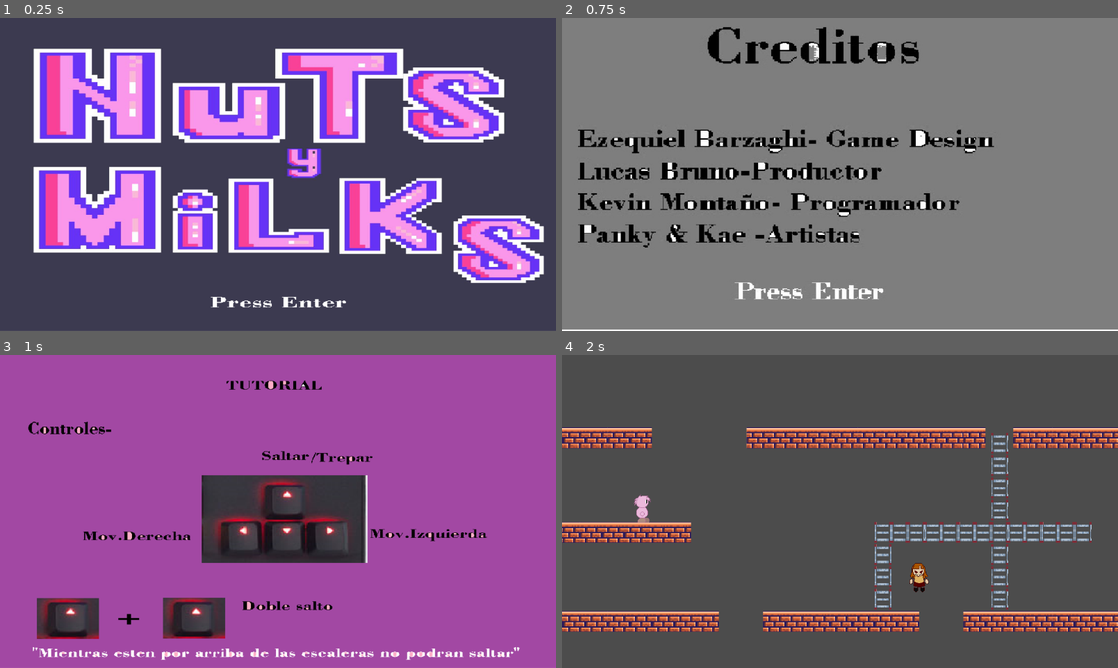
Above: before the commit, frames 1-4 (two rows, left to right).
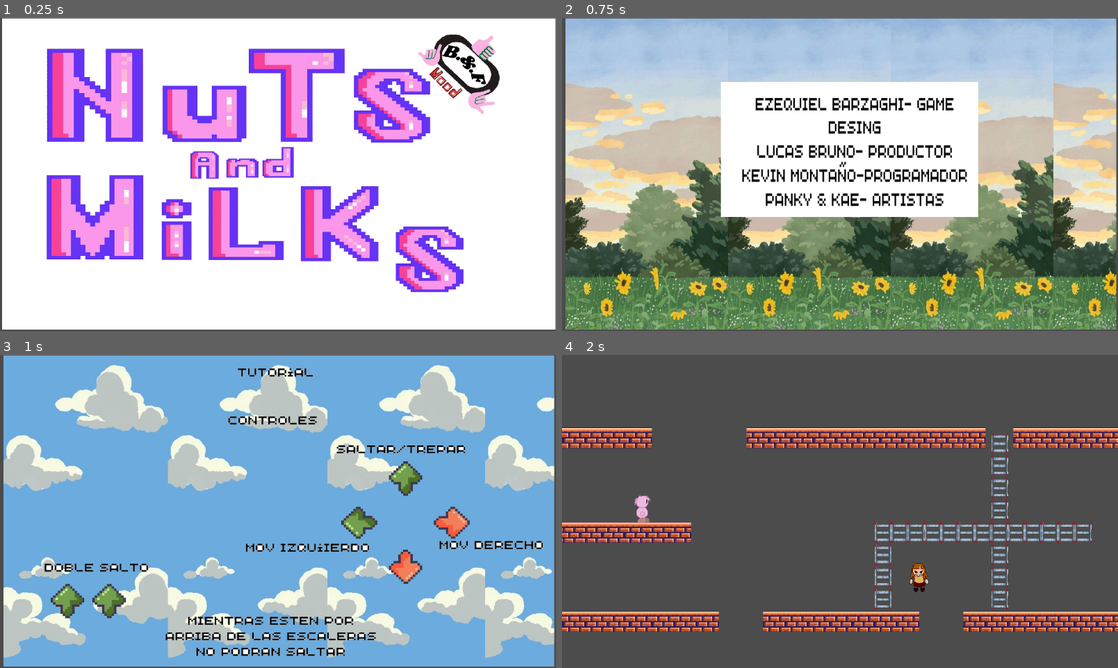
Above: after the commit, the same moments.

Repository: Unpaz-Programacion-Videojuegos-2022/Nuts-N-Milk
Game: Godot game, scene res://scenes/menu_2/menu_2.tscn
The game is run twice, just before and just after one commit, with the same random seed, the same clock (stepped at 60 frames per second) and the same inputs. The project has no main scene, so this scene is started directly.
Inputs:
- Up to frame 1 (0.25 s): no input
- Up to frame 2 (0.75 s): tap Enter (ui_accept) at 0.5 s; hold Right (ui_right) from 0.53 s (still down)
- Up to frame 3 (1 s): keep holding Right (ui_right); tap Enter (ui_accept) at 0.77 s
- Up to frame 4 (2 s): keep holding Right (ui_right); tap Enter (ui_accept) at 1.25, 1.52 s

The runs differ from the first frame. In frame 1, 89% of the frame differs, in the area x 0-100%, y 0-100%; in frame 2, 97%; in frame 3, 100%; in frame 4, nothing differs.

Commit message:
menu
terminamos de hacer el menu

Diff:
--- a/scenes/menu_2/menu_2.tscn
+++ b/scenes/menu_2/menu_2.tscn
@@ -1,8 +1,8 @@
 [gd_scene load_steps=7 format=2]
 
-[ext_resource path="res://scenes/menu_2/sprite/Referencia de menu.png" type="Texture" id=1]
+[ext_resource path="res://scenes/menu_2/sprite/TUTORIAL.jpg" type="Texture" id=1]
 [ext_resource path="res://scenes/menu_2/sprite/Creditos.jpg" type="Texture" id=2]
-[ext_resource path="res://scenes/menu_2/sprite/Tuto.png" type="Texture" id=3]
+[ext_resource path="res://scenes/menu_2/sprite/MENU.jpg" type="Texture" id=3]
 [ext_resource path="res://scenes/menu_2/menu_2.gd" type="Script" id=4]
 
 [sub_resource type="SpriteFrames" id=1]
@@ -12,12 +12,12 @@
 "name": "creditos",
 "speed": 5.0
 }, {
-"frames": [ ExtResource( 1 ) ],
+"frames": [ ExtResource( 3 ) ],
 "loop": true,
 "name": "menu",
 "speed": 5.0
 }, {
-"frames": [ ExtResource( 3 ) ],
+"frames": [ ExtResource( 1 ) ],
 "loop": true,
 "name": "tuto",
 "speed": 5.0
@@ -30,8 +30,8 @@
 script = ExtResource( 4 )
 
 [node name="AnimatedSprite" type="AnimatedSprite" parent="."]
-position = Vector2( 639.861, 356 )
-scale = Vector2( 1.17054, 1.04286 )
+position = Vector2( 642, 359 )
+scale = Vector2( 0.233, 0.234 )
 frames = SubResource( 1 )
 animation = "menu"
 
Binary file changed: scenes/menu_2/sprite/Creditos.jpg
Not shown, changed: scenes/menu_2/sprite/Creditos.jpg.import
Binary file added: scenes/menu_2/sprite/MENU.jpg
Not shown, added: scenes/menu_2/sprite/MENU.jpg.import
Binary file removed: scenes/menu_2/sprite/Referencia de menu.png
Not shown, removed: scenes/menu_2/sprite/Referencia de menu.png.import
Binary file added: scenes/menu_2/sprite/TUTORIAL.jpg
Not shown, added: scenes/menu_2/sprite/TUTORIAL.jpg.import
Binary file removed: scenes/menu_2/sprite/Tuto.png
Not shown, removed: scenes/menu_2/sprite/Tuto.png.import
